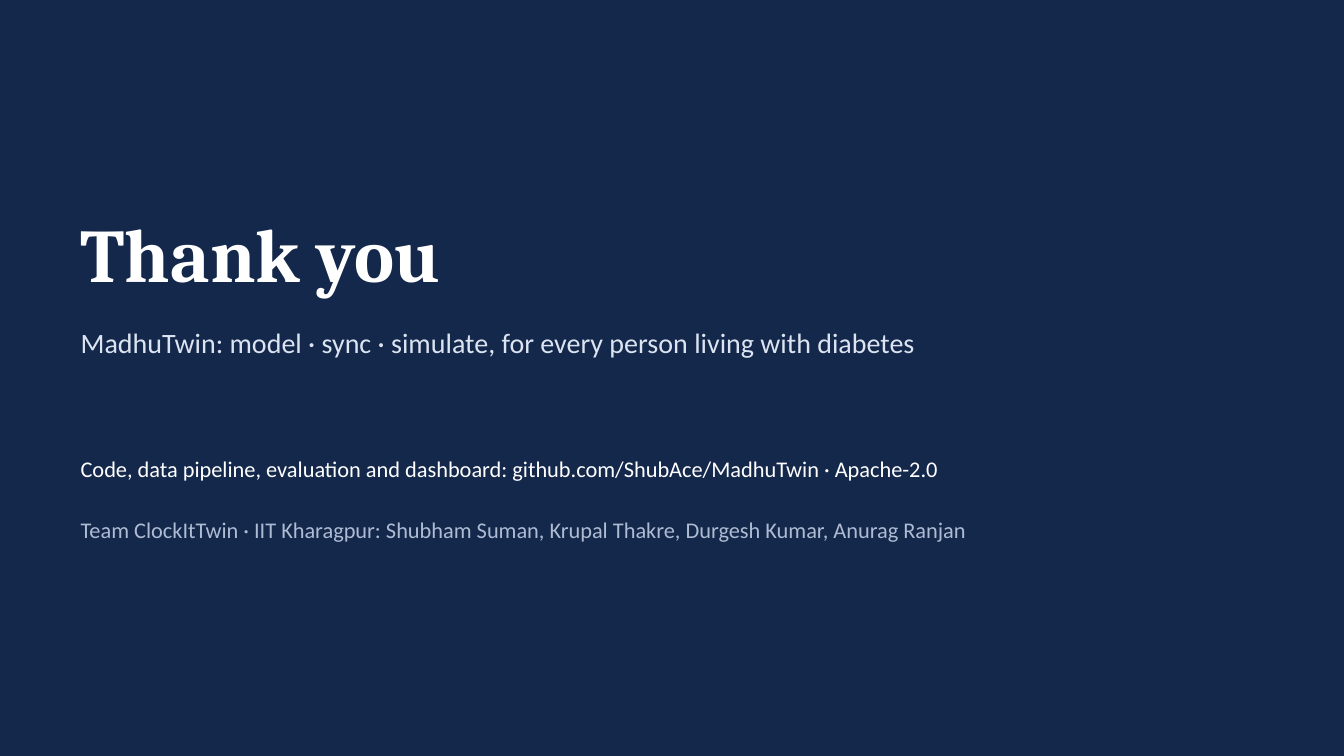
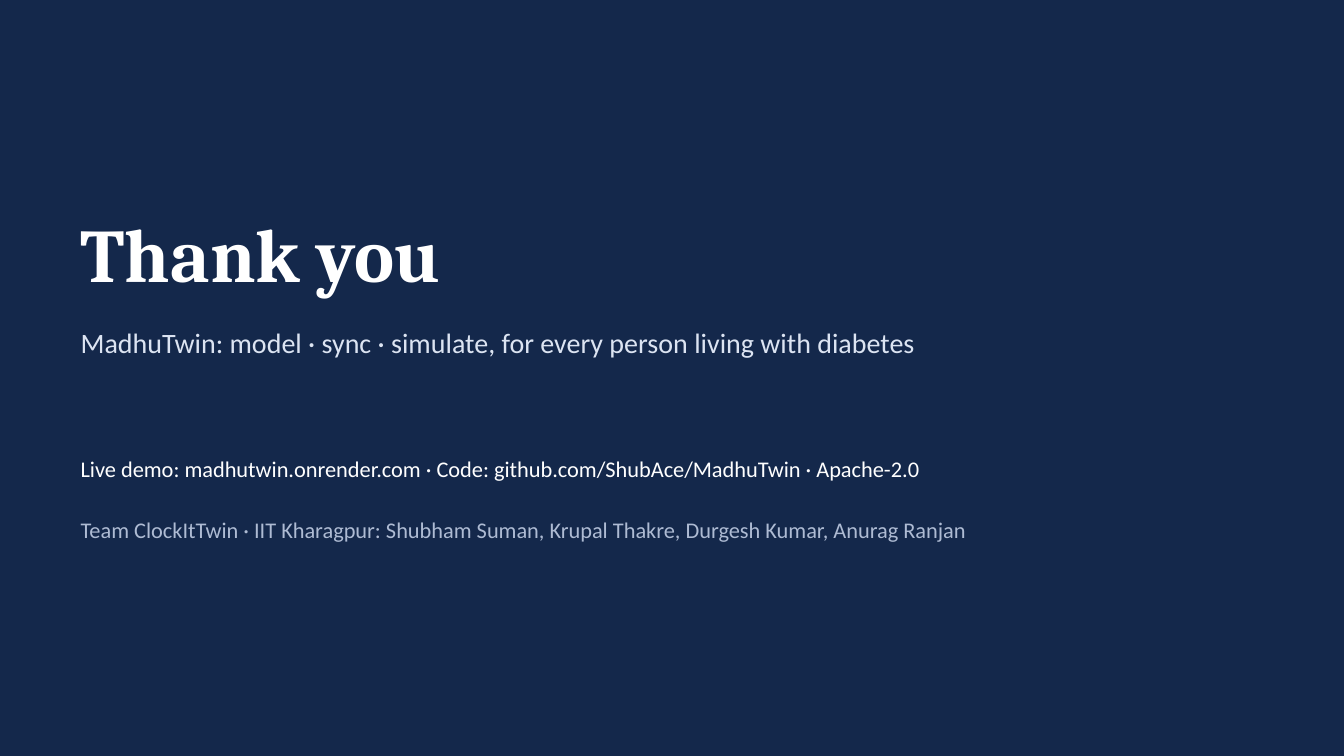
Before and after one commit to ShubAce/MadhuTwin, a slide deck: slide 25 of docs/presentation.pptx. Drawn at 1344x756 pixels with LibreOffice and Linux fonts; fonts in the diff are those of the drawing. Boxes give left, top, right and bottom in pixels: in the first picture for what was removed or moved away, otherwise in the second. Text is boxed around its words. In the diff, an @@ line names an element or a change of style, - is before the commit and + after.

```diff
--- a/docs/presentation.pptx
+++ b/docs/presentation.pptx
@@ text at (81,461,919,481): text changed @@
-Code, data pipeline, evaluation and dashboard: github.com/ShubAce/MadhuTwin · Apache-2.0
+Live demo: madhutwin.onrender.com · Code: github.com/ShubAce/MadhuTwin · Apache-2.0
```
Also in this commit, not shown: 3 other files.
